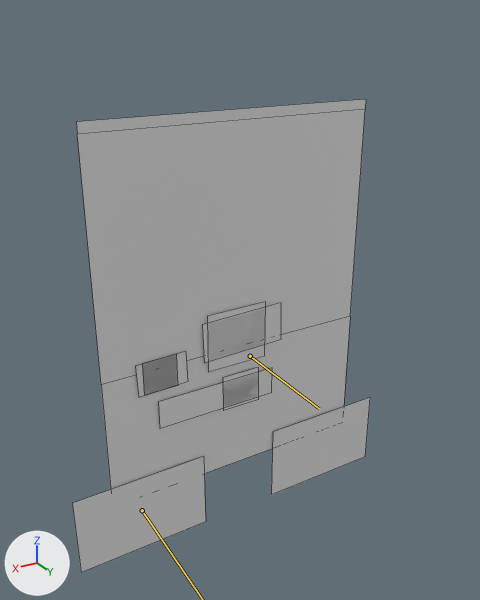
What one commit did to the FBX model Finger Guns/Assets/Art/Enemies/Beegman/Beegman.fbx.
Before and after are seen from a 50 mm camera at (1.41, 2.37, 2.29) aimed at (-0.04, -0.05, 1.08). Arrows for +X, +Y and +Z are at lower left; the lights stay in place. The bones that change are drawn over the model as lines. Mesh edges are drawn as thin lines.

The first picture shows 'Beegman'.
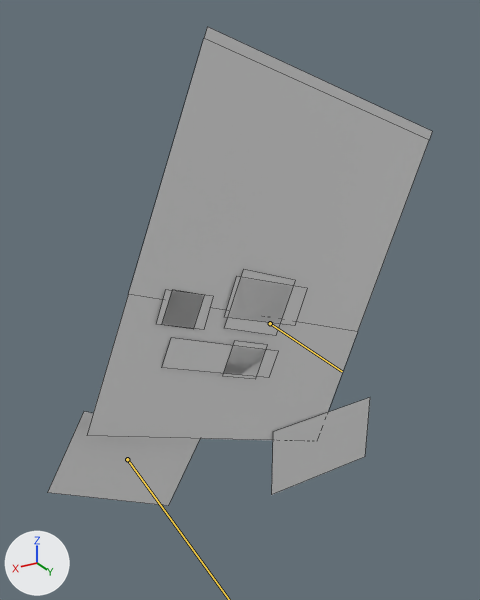
The newer file adds an action. The first version stands in its rest pose; the second is drawn at frame 12 of the action 'Rig_Beegman|Stomp'.

What differs and where, as boxes [x1, y1, x2, y2] in the pictures (480 x 600 px):
'Beegman', posed (29% wider): before [73, 99, 370, 573]; after [48, 27, 432, 506]
bone 'Body', root to tip: before (250, 356) to (319, 408); after (270, 323) to (342, 371)

The edits, one by one:
Bone 'Foot.R' (bone_foot_r) moves from (0.0, 0.0, 0.0) to (0.028, -0.07, 0.258).
Bone 'Foot.R' (bone_foot_r) turns from (0, 0, 0) to (0, -29, 0) degrees about its own x, y and z.
Bone 'Body' (bone_body) moves from (0.0, 0.0, 0.0) to (-0.104, 0.0, 0.136).
Bone 'Body' (bone_body) turns from (0, 0, 0) to (0, -21, 0) degrees about its own x, y and z.
